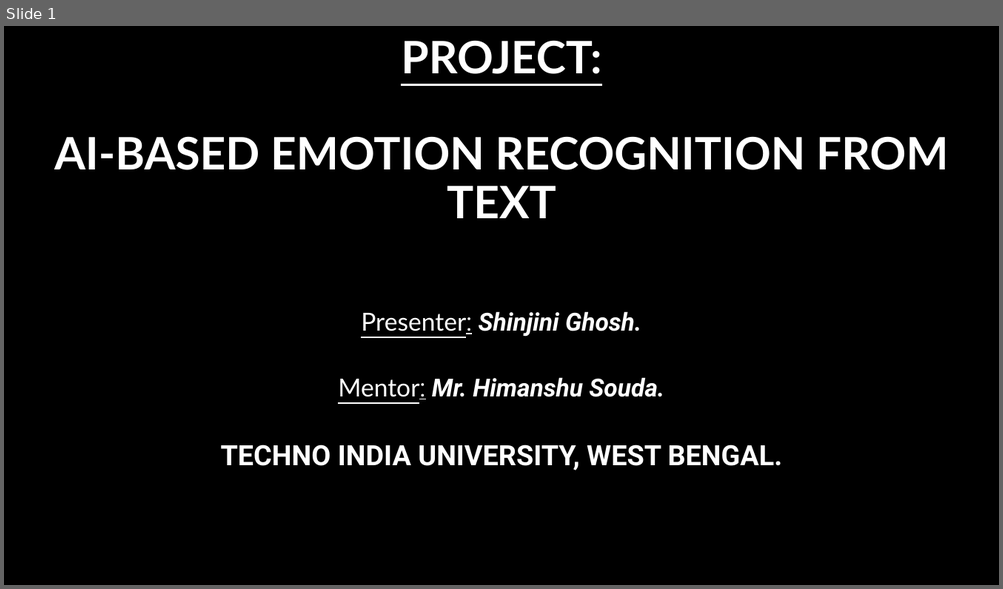
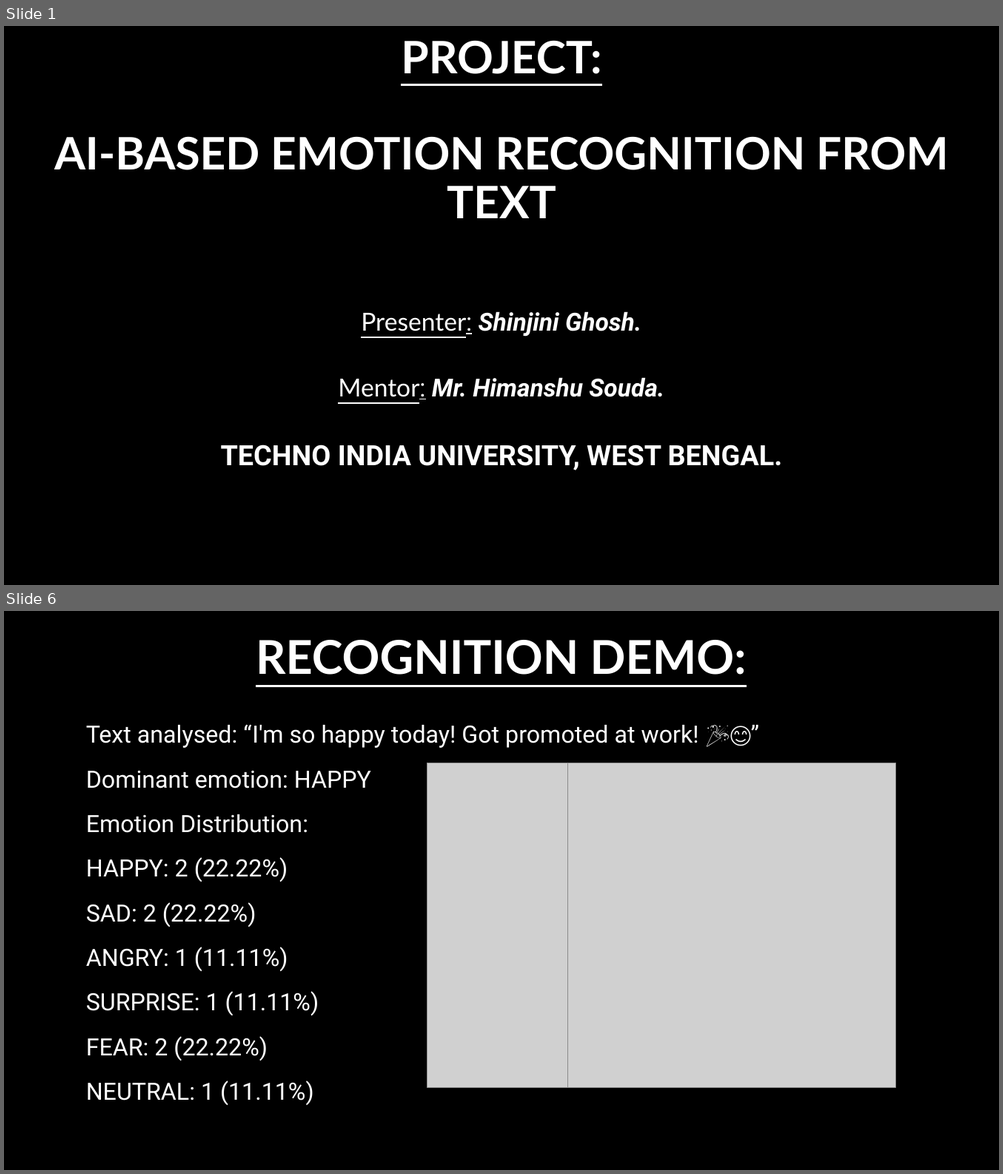
Before and after one commit to Selena200598/Emotion-Detection, a slide deck: Shinjini Ghosh ppt-Emotion Recognition System(IBM).pptx. Shown one above the other, each under a label of ours: slide 1 before the commit, slides 1 and 6 after it; the slides between them are not shown. The pictures are 1003x589 and 1003x1174 pixels, drawn with LibreOffice and Linux fonts; fonts in the diff are those of the drawing; grey boxes stand for pictures; background and template pictures are left out. Boxes give left, top, right and bottom in pixels: in the first picture for what was removed or moved away, otherwise in the second. Text is boxed around its words. In the diff, an @@ line names an element or a change of style, - is before the commit and + after.

```diff
--- a/Shinjini Ghosh ppt-Emotion Recognition System(IBM).pptx
+++ b/Shinjini Ghosh ppt-Emotion Recognition System(IBM).pptx
@@ slide 6 added at [4,611,999,1170], background picture (left out) @@
@@ title added at [256,640,746,675], 45 pt, text #FFFFFF, bold, underline @@
+RECOGNITION DEMO:
@@ text added at [86,724,699,1105], 23 pt, text #FFFFFF @@
+Text analysed: “I'm so happy today! Got promoted at work! 🎉😊”
+Dominant emotion: HAPPY
+Emotion Distribution:
+HAPPY: 2 (22.22%)
+SAD: 2 (22.22%)
+ANGRY: 1 (11.11%)
+SURPRISE: 1 (11.11%)
+FEAR: 2 (22.22%)
+NEUTRAL: 1 (11.11%)
@@ picture added at [427,763,567,1088] @@
@@ picture added at [567,763,896,1088] @@
```
Also in this commit, not shown: 5 other slides added, 6 slides removed.
